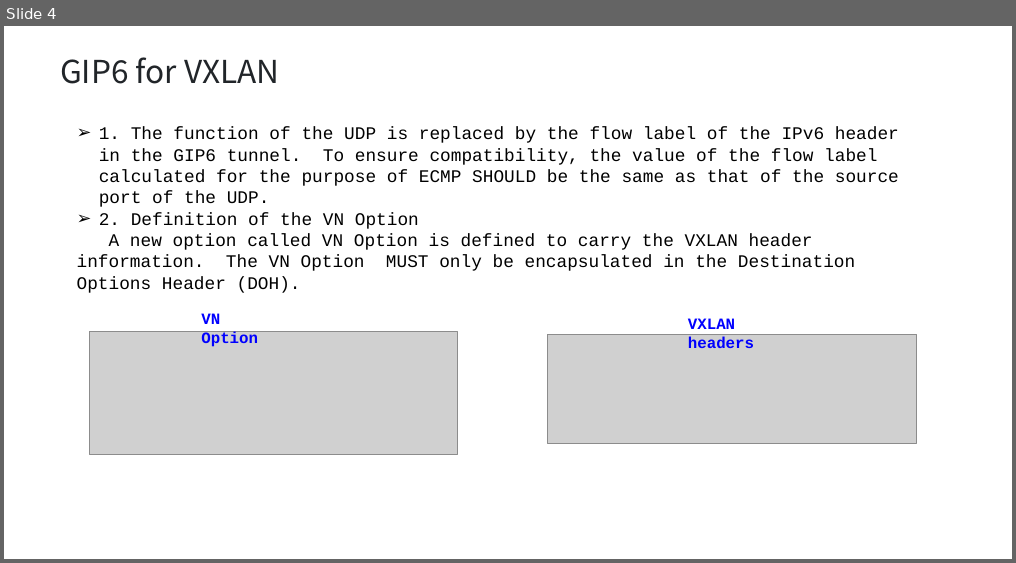
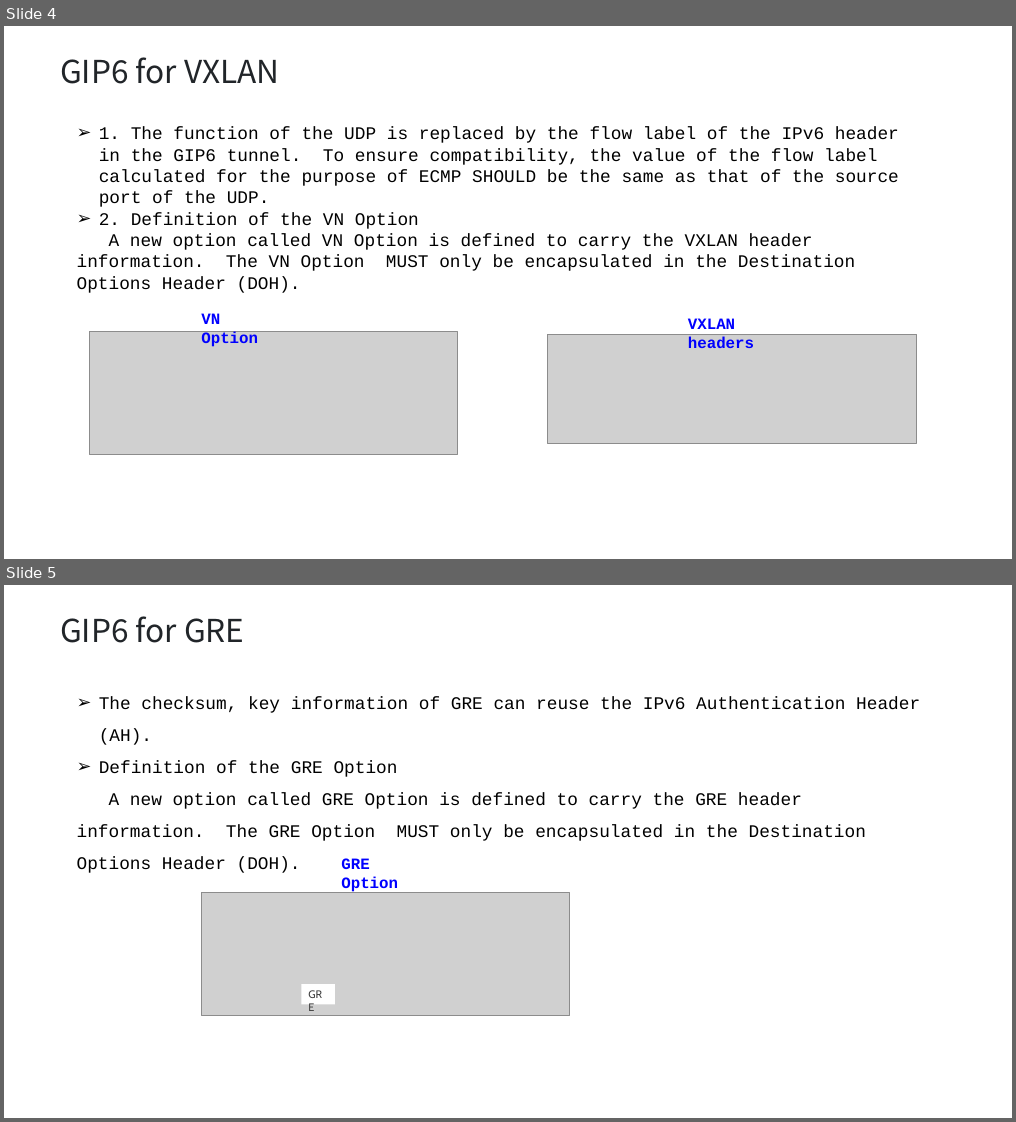
Before and after one commit to Generalized-IPv6-Tunnel/IETF116-Sidemeeting, a slide deck: 04 Generalized IPv6 Tunnel.pptx. Shown one above the other, each under a label of ours: slide 4 before the commit, slides 4 and 5 after it. The pictures are 1016x563 and 1016x1122 pixels, drawn with LibreOffice and Linux fonts; fonts in the diff are those of the drawing; grey boxes stand for pictures. Boxes give left, top, right and bottom in pixels: in the first picture for what was removed or moved away, otherwise in the second. Text is boxed around its words. In the diff, an @@ line names an element or a change of style, - is before the commit and + after.

```diff
--- a/04 Generalized IPv6 Tunnel.pptx
+++ b/04 Generalized IPv6 Tunnel.pptx
@@ slide 5 added at (4, 585, 1012, 1118), background #FFFFFF @@
@@ text added at (60, 616, 244, 643), 32 pt, text #212529 @@
+GIP6 for GRE
@@ text added at (77, 697, 920, 841), 18 pt, text #000000 @@
+➢ The checksum, key information of GRE can reuse the IPv6 Authentication Header (AH).
+➢ Definition of the GRE Option
+A new option called GRE Option is defined to carry the GRE header information. The GRE Option MUST only be encapsulated in the Destination Options Header (DOH).
@@ text added at (341, 858, 398, 893), 16 pt, text #0000FF, bold @@
+GRE Option
@@ picture added at (202, 893, 570, 1016) @@
@@ rectangle added at (301, 985, 335, 1005), fill #FFFFFF, 11 pt, text #404040 @@
+GRE
```
Also in this commit, not shown: 8 slides changed, 1 other slide added, 4 slides removed.
